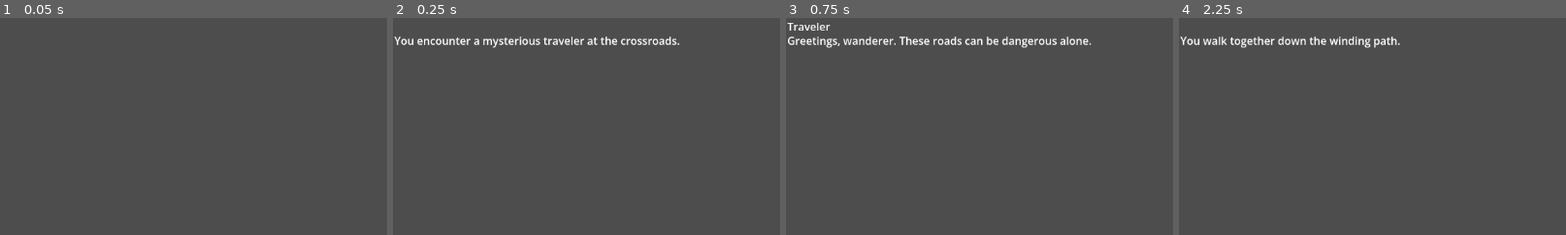
Above: before the commit, frames 1-4 (left to right).
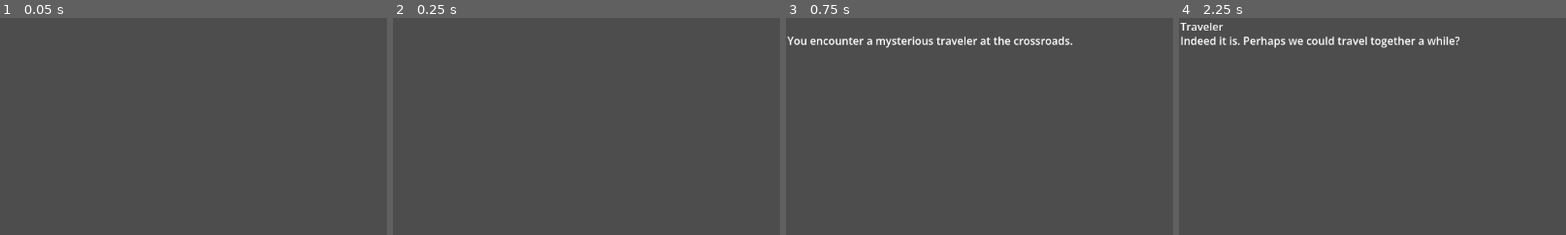
Above: after the commit, the same moments.

Repository: DYNOPUNCH/Super-Yarnbox
Game: Godot game, scene res://Main.tscn
The game is run twice, just before and just after one commit, with the same random seed, the same clock (stepped at 60 frames per second) and the same inputs.
Inputs:
- Up to frame 1 (0.05 s): no input
- Up to frame 2 (0.25 s): no input
- Up to frame 3 (0.75 s): tap Enter at 0.5 s; tap Z (Accept) at 0.6 s
- Up to frame 4 (2.25 s): tap Z (Accept) at 1.25, 1.35, 2, 2.1 s
The pictures show only the part of the screen within x 0-50%, y 0-50%; the shares and areas given below are measured in that part.

Frame 1 is identical in both runs. In frame 2, 1.5% of the frame differs, in the area x 0-74%, y 8-14%; in frame 3, 2.0%, in the area x 0-79%, y 2-14%; in frame 4, 1.9%.

Commit message:
Refactor yarnbox runner: indexing & cleanup
Add tables for actions/statements and call indexNodes() after loading a Yarn file to build node indices. Improve indentation parsing and replace some string contains checks with stronger variants to avoid false matches. Make goToNode handle missing targets by closing the dialogue and properly manage question/history stacks. Clear dialogue state when closing nodes and simplify Accept key handling to restart the Start node when inactive. Remove many debug prints and tidy up flow in runDialogue/processQuestions (variable setting, if-statement handling, and question collection). Overall these changes improve correctness, reduce noisy logs, and prepare for optimization via lookup tables.

Diff:
--- a/super-yarnbox/yarnbox_runner.gd
+++ b/super-yarnbox/yarnbox_runner.gd
@@ -64,6 +64,11 @@
 var questionContinueHistory : Array = []
 var questionMaxLines : Array = []
 
+# TODO: I'll come back for this. it's an optimization feature so it can come later
+# Convert all actions into dictionary look ups
+var actionsTable: Dictionary = {}
+var statementTable: Dictionary = {}
+
 func dataStringContains(string: String):
 	if(dataArray[markerIndex].find(string) > -1):
 		return true
@@ -130,6 +135,9 @@
 		dataArray.append(line)
 
 	file.close()
+
+	indexNodes()
+
 	return 1
 
 # Prints the node titles. (debugging purposes)
@@ -150,11 +158,9 @@
 	var indent = 0
 
 	for i in line.length():
-		var char = line[i]
-
-		if char == "\t":
+		if line[i] == "\t":
 			indent += 1
-		elif char == " ":
+		elif line[i] == " ":
 			indent += 0.25  # if 4 spaces = 1 indent
 		else:
 			break
@@ -173,6 +179,8 @@
 
 		indexNumber += 1
 
+# Goes to target node.
+# If it doesn't exist it closes the dialogue out.
 func goToNode(targetNode: String):
 	if(nodeDictionary.has(targetNode)):
 		markerIndex = nodeDictionary[targetNode]
@@ -182,6 +190,8 @@
 		#If you're doing a node jump then pop back that question history
 		questionMaxLines.pop_back()
 		questionContinueHistory.pop_back()
+	else:
+		currentNodeState = nodeState.CLOSING
 
 func jumpToLine(targetLine: int):
 	if(targetLine <= dataArray.size()):
@@ -203,7 +213,6 @@
 			jumpToLine(questionContinueHistory[questionContinueHistory.size() - 1])
 			questionContinueHistory.pop_back()
 
-
 func resetMarkerIndex():
 	markerIndex = 0
 
@@ -213,8 +222,6 @@
 
 	# Collect questions (question block ends if we go back to parent indention
 	while(getCurrentIndent() >= questionIndent):
-		print(getCurrentIndent())
-
 		if(getCurrentIndent() == questionIndent):
 			if(dataArray[markerIndex].contains("->")):
 				var strippedQuestion = dataArray[markerIndex].replace("->", "").strip_edges()
@@ -232,10 +239,9 @@
 
 	questionContinueHistory.push_back(markerIndex)
 
-	#Debug print questions
+	# TODO: Debug print questions
 	for question in questionsArray:
 		print(question.getText())
-		print(question.getMaxLines())
 
 	# Stop the node from proceeding until question is chosen
 	currentNodeState = nodeState.STOPPED
@@ -330,7 +336,6 @@
 func runDialogue():
 	var line = dataArray[markerIndex]
 
-
 	match(currentNodeState):
 
 		nodeState.STOPPED:
@@ -349,12 +354,12 @@
 				return
 
 			# Detect a line with a name.
-			if(line.contains(":") && !line.contains("title")):
+			if(line.contains(":") && !line.containsn("title")):
 				splitLine = line.split(":", true, 0)
 				characterName = splitLine[0].strip_edges()
 				dialogue = splitLine[1].strip_edges()
 			# Detect a node's title.
-			elif(line.contains("title")):
+			elif(line.containsn("title")):
 				continueLine()
 			# Skip comments of blank lines.
 			elif(line == "" || line.contains("//")):
@@ -384,8 +389,6 @@
 				# Sets a pre declaired varaible
 				elif(line.contains("set")):
 					while(line.contains("set")):
-						print("setting var...")
-
 						# Get variable name
 						var variableExpression = line.replace("<<", "").replace(">>", "").replace("$", "").replace("set", "")
 						var variableParts = variableExpression.split(" ", false, 0)
@@ -435,16 +438,12 @@
 
 					# Test all if statements until you have a winner
 					for statement in statements:
-						print("Testing statement...")
-
 						if(statement.elseFlag == true):
-							print("Defaulting to else")
 							jumpToLine(statement.getIndex())
 							break
 
 						if(declairedVariables.has(statement.leftVar)):
 							if(performIfStatement(declairedVariables[statement.leftVar], statement.operator, statement.rightVar)):
-								print("Jumping to if block")
 								jumpToLine(statement.getIndex())
 								break
 
@@ -462,6 +461,10 @@
 
 		nodeState.CLOSING:
 			print("closing")
+			dialogue = ""
+			characterName = ""
+			questionMaxLines.clear()
+			questionContinueHistory.clear()
 			resetMarkerIndex()
 			currentNodeState = nodeState.INACTIVE
 			return;
@@ -470,16 +473,7 @@
 func _ready() -> void:
 	loadYarnFile("testScript.yarn")
 
-	# Unit Test 1 (Loads file): Passed
-	for i in dataArray:
-		print(i)
-
-	# Unit Test 2 (Can print all node types): Passed
-	printNodeTitles()
-
-	indexNodes()
-
-	goToNode("Start")
+
 
 # Called every frame. 'delta' is the elapsed time since the previous frame.
 func _process(_delta: float) -> void:
@@ -488,8 +482,11 @@
 	label.text = dialogue
 	label_2.text = characterName
 
-	if(Input.is_action_just_pressed("Accept") && !isStopped()):
-		continueLine()
+	if(Input.is_action_just_pressed("Accept")):
+		if(!isStopped()):
+			continueLine()
+		if(currentNodeState == nodeState.INACTIVE):
+			goToNode("Start")
 
 	if(isStopped()):
 
